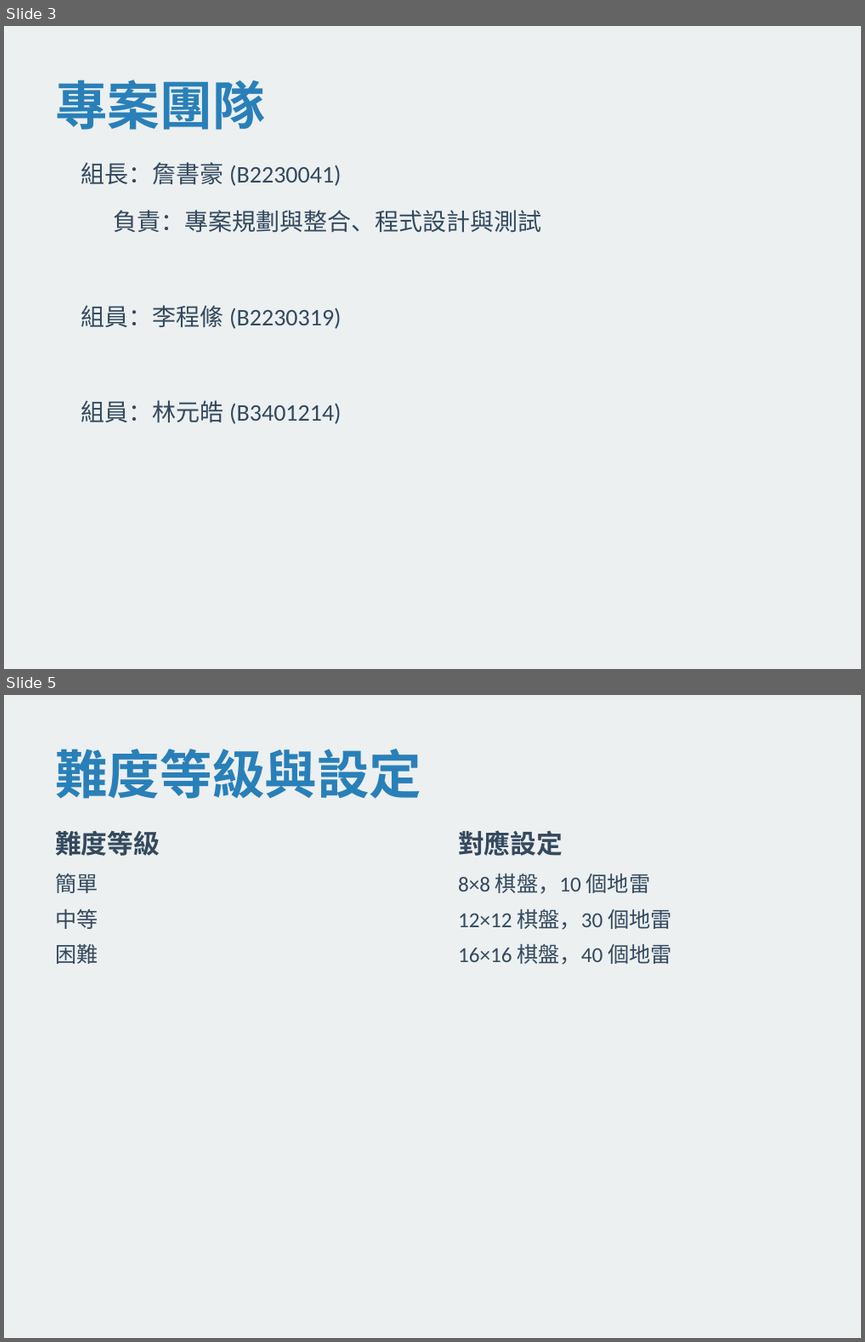
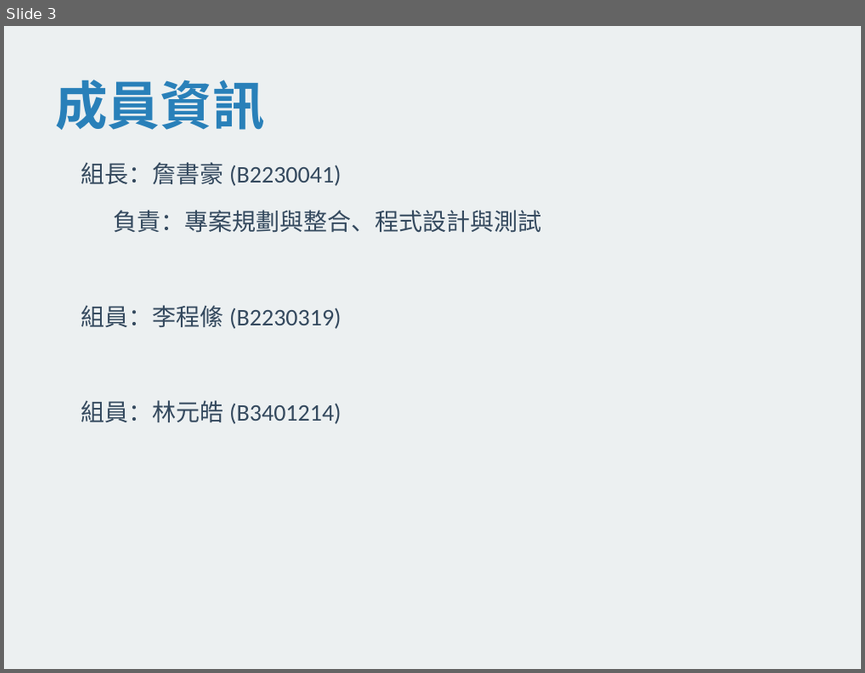
Before and after one commit to XJacksonChrisX/minesweeper, a slide deck: 踩地雷遊戲_專題報告.pptx. Shown one above the other, each under a label of ours: slides 3 and 5 before the commit, slide 3 after it; the slides between them are not shown. The pictures are 865x1342 and 865x673 pixels, drawn with LibreOffice and Linux fonts; fonts in the diff are those of the drawing. Boxes give left, top, right and bottom in pixels: in the first picture for what was removed or moved away, otherwise in the second. Text is boxed around its words. In the diff, an @@ line names an element or a change of style, - is before the commit and + after.

```diff
--- a/踩地雷遊戲_專題報告.pptx
+++ b/踩地雷遊戲_專題報告.pptx
@@ slide 5 removed at box(4, 695, 861, 1338), background #ECF0F1 @@
@@ text removed at box(55, 749, 421, 799) @@
-難度等級與設定
@@ text removed at box(55, 831, 160, 856) @@
-難度等級
@@ text removed at box(458, 830, 562, 856) @@
-對應設定
@@ text removed at box(55, 873, 98, 964) @@
-簡單
-中等
-困難
@@ text removed at box(458, 873, 672, 964) @@
-8×8 棋盤，10 個地雷
-12×12 棋盤，30 個地雷
-16×16 棋盤，40 個地雷
@@ slide 3 changed as well @@
@@ text at box(55, 80, 264, 130): text changed @@
-專案團隊
+成員資訊
```
Also in this commit, not shown: 3 other slides changed, 5 slides added, 6 other slides removed.
